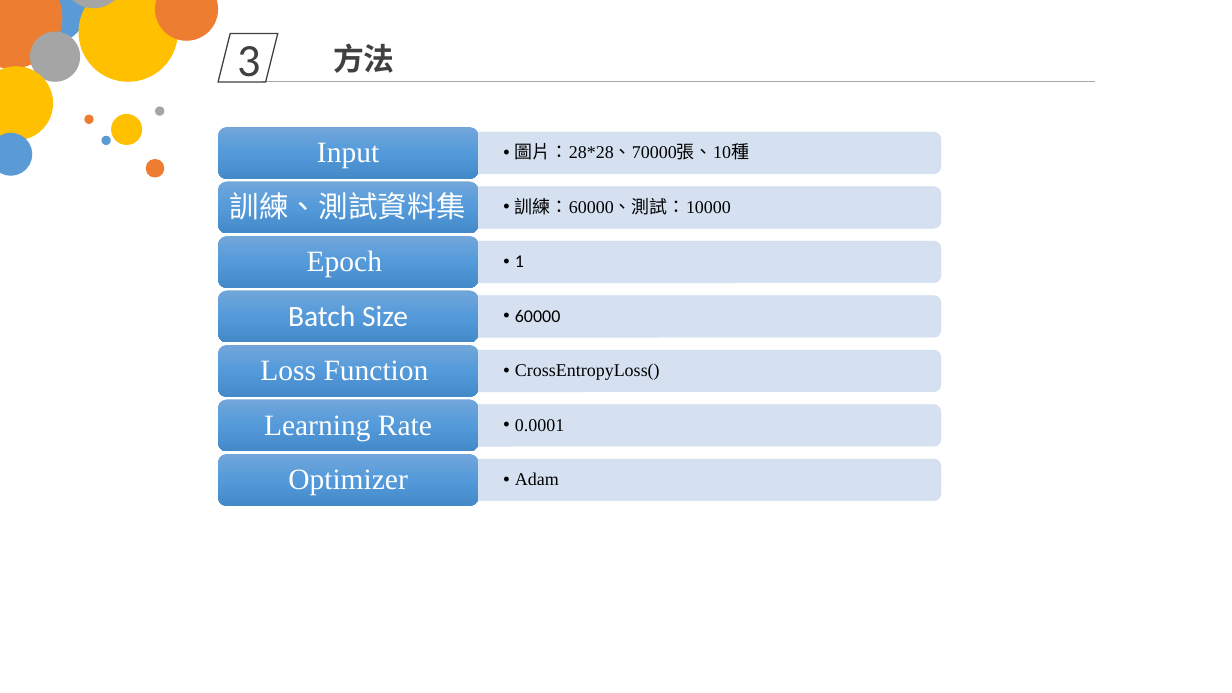
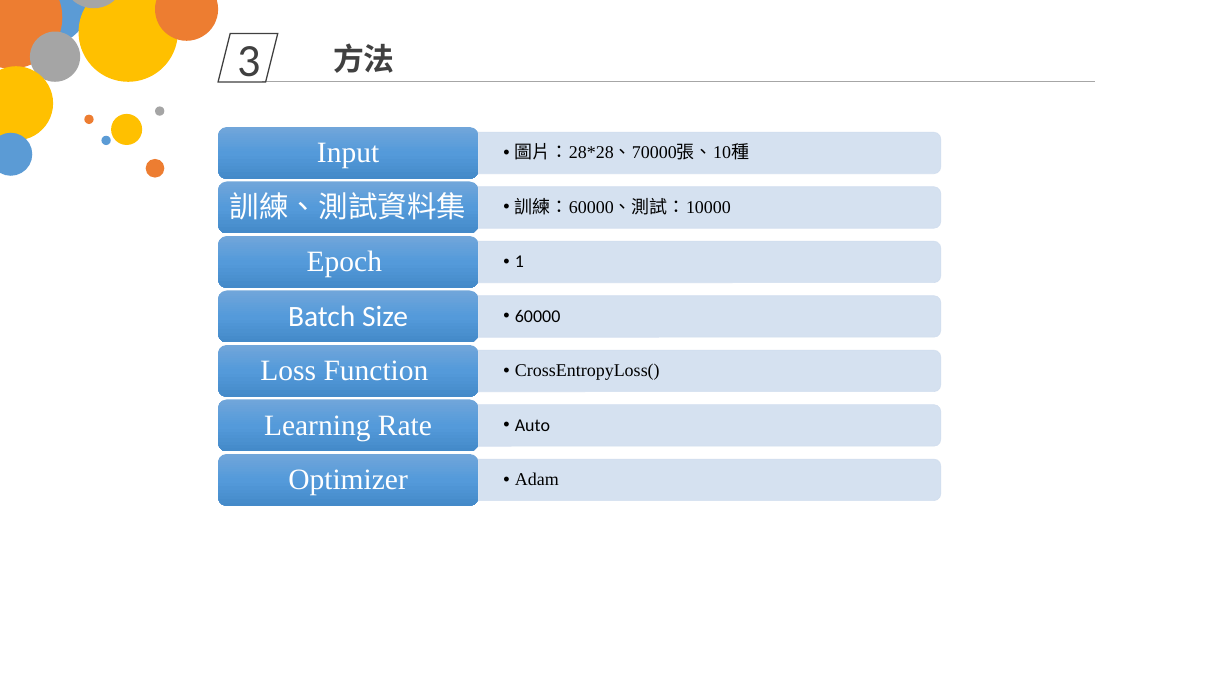
Before and after one commit to Chou0426/Design-of-Embedded-Microprocessor-Systems_NTUST, a slide deck: slide 8 of 期末專案.pptx. Drawn at 1232x693 pixels with LibreOffice and Linux fonts; fonts in the diff are those of the drawing. Boxes give left, top, right and bottom in pixels: in the first picture for what was removed or moved away, otherwise in the second. Text is boxed around its words. In the diff, an @@ line names an element or a change of style, - is before the commit and + after.

```diff
--- a/期末專案.pptx
+++ b/期末專案.pptx
@@ text at bbox=[515, 419, 550, 431]: text changed; font Times New Roman to Calibri @@
-  • 0.0001
+  • Auto
```
Also in this commit, not shown: 4 other slides changed, 1 slide removed.
